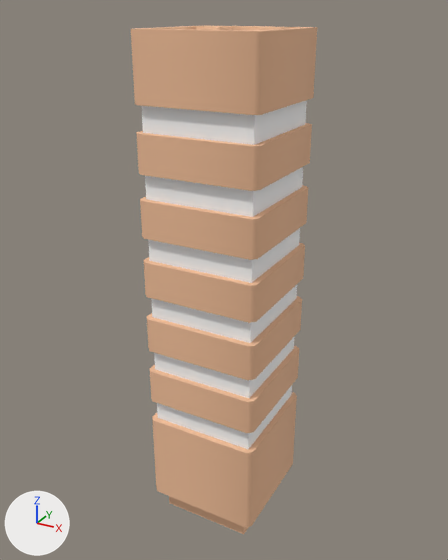
Before and after pictures for a commit that changed the glTF model assets/kenney/citycommercial/low-detail-building-h.glb.
The view is the same before and after, from a 50 mm camera at (1.13, -2.08, 2.17) aimed at (-0.02, 0.02, 1.12). Every picture has the same lights, and +X, +Y and +Z are marked at lower left. The older version comes first.

The scene before the commit, as lines of its bpy script (objects in view):
```python
me_low_detail_building_h = bpy.data.meshes.new('low-detail-building-h')
me_low_detail_building_h.from_pydata(...)  # 200 vertices, 378 faces; spans x -0.25..0.25, y -0.25..0.25, z 0.0..2.1
me_low_detail_building_h.materials.append(mat_colormap)
ob_low_detail_building_h = bpy.data.objects.new('low-detail-building-h', me_low_detail_building_h)
ob_low_detail_building_h.location = (0.0, 0.0, 0.0)
```
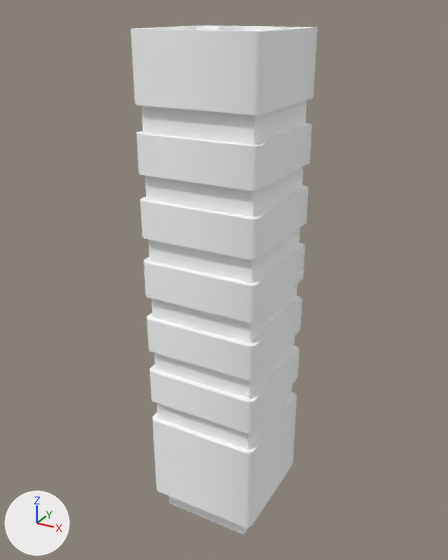
What differs and where, as boxes (x1, y1, x2, y2) in the pictures (448 x 560 px):
```json
{"object": "low-detail-building-h", "change": "recoloured", "before": [131, 25, 317, 534], "after": [131, 25, 317, 534], "on screen": "lighter"}
```

Edits to the scene script, one JSON object a line:
```json
{"op": "add", "block": "mat_colormap_143", "code": ["mat_colormap_143 = principled_material('colormap.143')", "mat_colormap_143.base_color = (1.0, 1.0, 1.0)  # white #ffffff", "mat_colormap_143.roughness = 1.0"]}
{"block": "me_low_detail_building_h", "where": "me_low_detail_building_h.from_pydata(...)  # 200 vertices, 378 faces; spans x -0.25..0.25, y -0.25..0.25, z 0.0..2.1"}
{"op": "remove", "block": "me_low_detail_building_h", "code": "me_low_detail_building_h.materials.append(mat_colormap)"}
{"op": "add", "block": "me_low_detail_building_h", "code": "me_low_detail_building_h.materials.append(mat_colormap_143)  # white #ffffff"}
```
